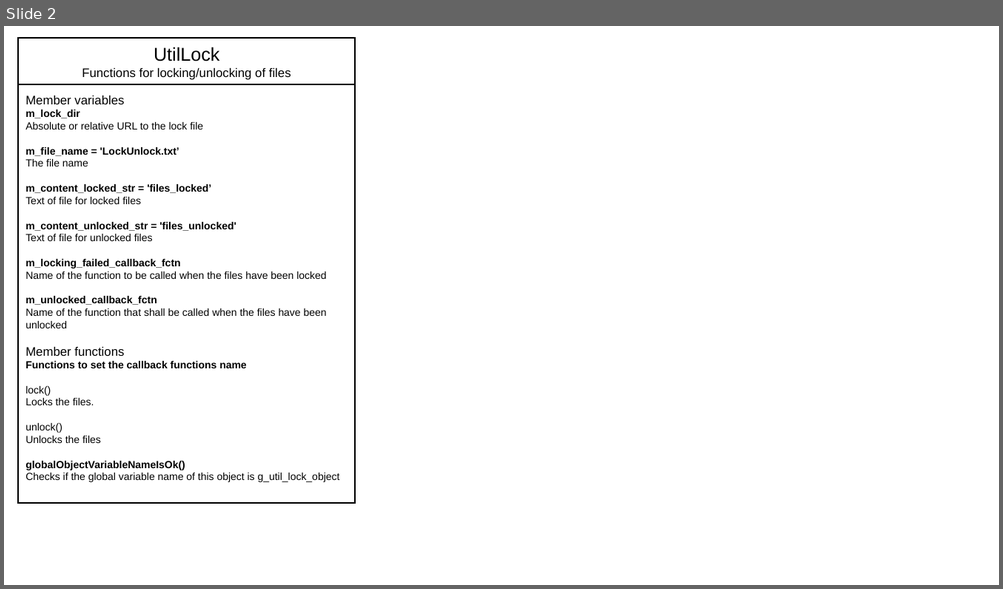
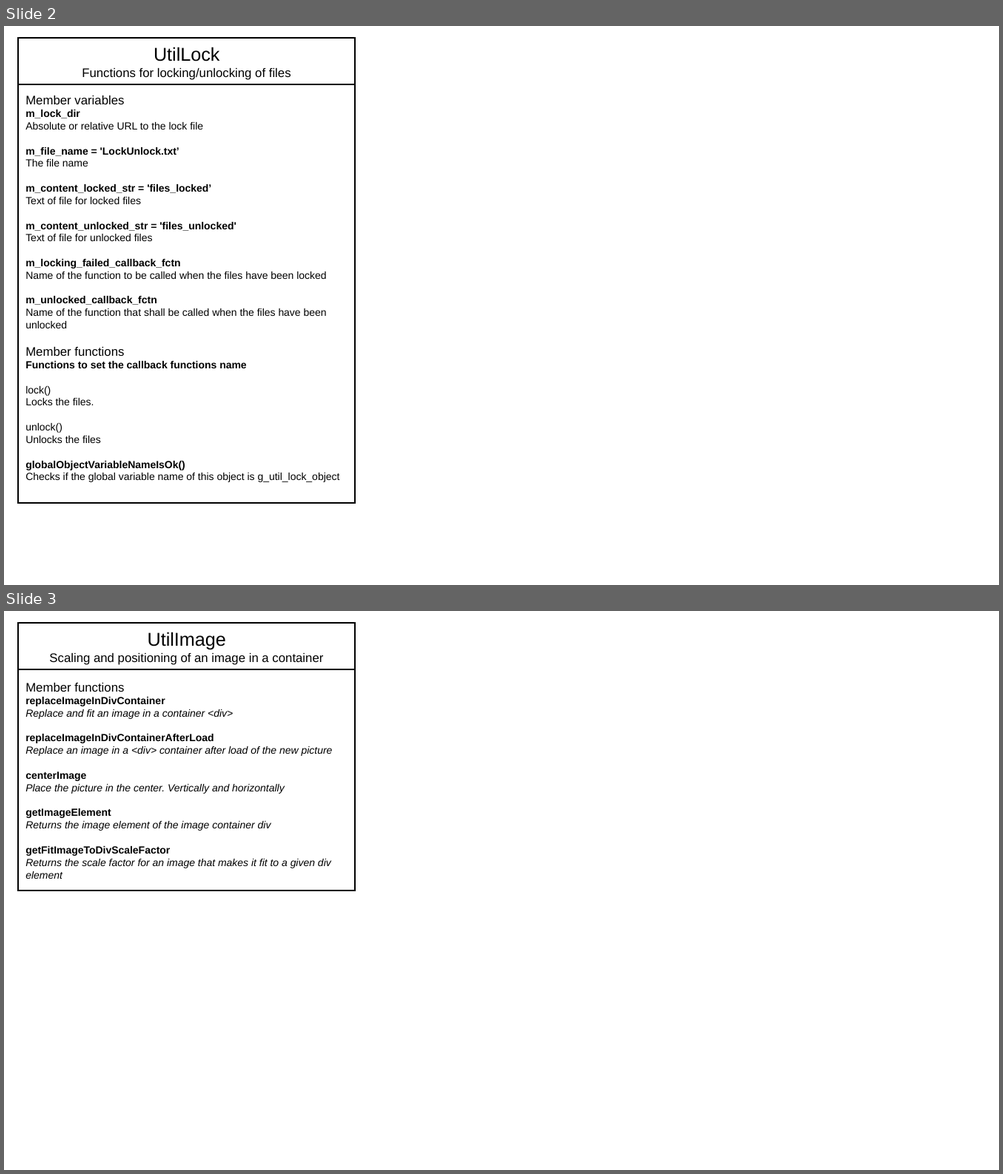
Before and after one commit to JazzLiveAarau/WwwUtils, a slide deck: Description/Utils.pptx. Shown one above the other, each under a label of ours: slide 2 before the commit, slides 2 and 3 after it. The pictures are 1003x589 and 1003x1174 pixels, drawn with LibreOffice and Linux fonts; fonts in the diff are those of the drawing. Boxes give left, top, right and bottom in pixels: in the first picture for what was removed or moved away, otherwise in the second. Text is boxed around its words. In the diff, an @@ line names an element or a change of style, - is before the commit and + after.

Commit message:
Description UtilImage added

```diff
--- a/Description/Utils.pptx
+++ b/Description/Utils.pptx
@@ slide 3 added at (4, 611, 999, 1170), background #FFFFFF @@
@@ rectangle added at (18, 623, 355, 669), outline #000000 1.5 pt, 12 pt, text #000000 @@
+UtilImage
+Scaling and positioning of an image in a container
@@ rectangle added at (18, 669, 355, 891), outline #000000 1.5 pt, 10 pt, text #000000, italic @@
+Member functions
+replaceImageInDivContainer
+Replace and fit an image in a container <div>
+replaceImageInDivContainerAfterLoad
+Replace an image in a <div> container after load of the new picture
+centerImage
+Place the picture in the center. Vertically and horizontally
+getImageElement
+Returns the image element of the image container div
+getFitImageToDivScaleFactor
+Returns the scale factor for an image that makes it fit to a given div element
```
Also in this commit, not shown: 1 slide removed.
